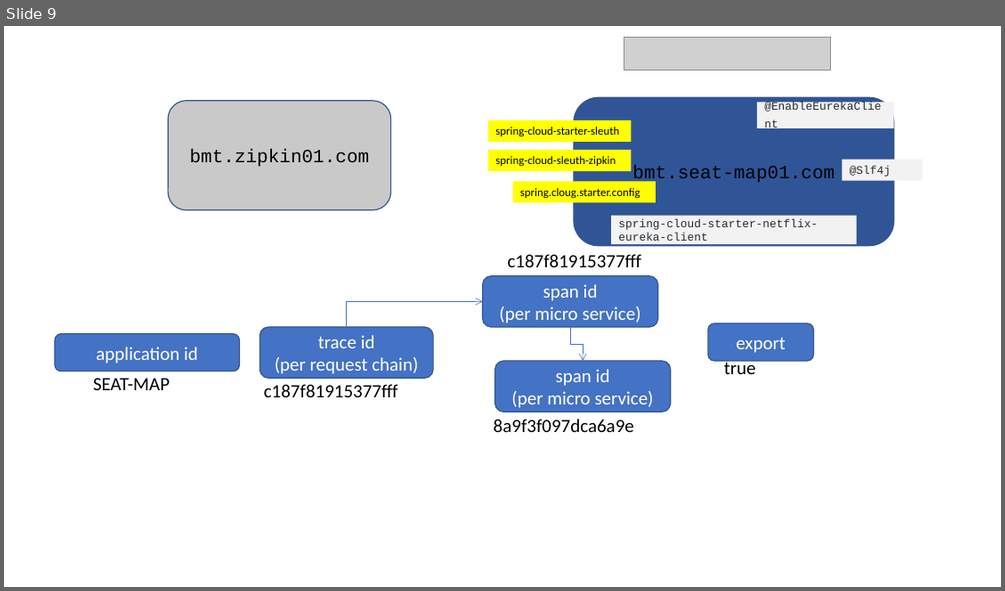
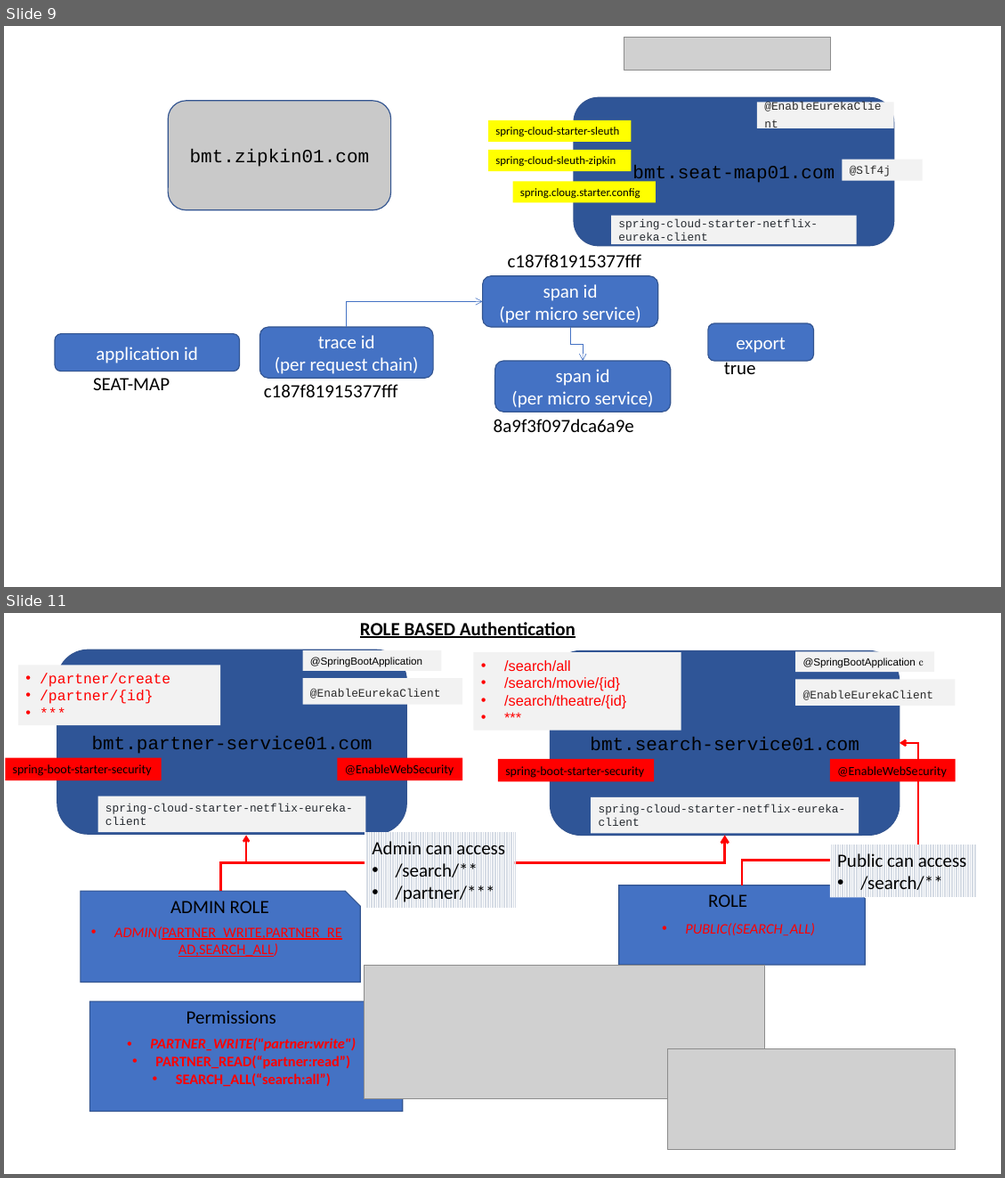
Before and after one commit to rkumar-bengaluru/algoes, a slide deck: src/spring/spring.boot.pptx. Shown one above the other, each under a label of ours: slide 9 before the commit, slides 9 and 11 after it; the slides between them are not shown. The pictures are 1005x591 and 1005x1178 pixels, drawn with LibreOffice and Linux fonts; fonts in the diff are those of the drawing; grey boxes stand for pictures. Boxes give left, top, right and bottom in pixels: in the first picture for what was removed or moved away, otherwise in the second. Text is boxed around its words. In the diff, an @@ line names an element or a change of style, - is before the commit and + after.

Commit message:
security

```diff
--- a/src/spring/spring.boot.pptx
+++ b/src/spring/spring.boot.pptx
@@ slide 11 added at [4,613,1001,1174], background #FFFFFF @@
@@ text added at [360,622,575,638], 18 pt, text #000000, bold, underline @@
+ROLE BASED Authentication
@@ rectangle added at [18,665,220,725], fill #F2F2F2, 14 pt, text #FF0000 @@
+• /partner/create
+• /partner/{id}
+• ***
@@ group added at [6,649,463,834]: 5 rectangles, 1 rounded rectangle @@
+bmt.partner-service01.com
+@EnableEurekaClient
+spring-cloud-starter-netflix-eureka-client
+@EnableWebSecurity
+spring-boot-starter-security
+@SpringBootApplication
@@ rectangle added at [474,653,681,730], fill #F2F2F2, 14 pt, text #FF0000 @@
+• /search/all
+• /search/movie/{id}
+• /search/theatre/{id}
+• ***
@@ group added at [498,651,956,835]: 5 rectangles, 1 rounded rectangle @@
+bmt.search-service01.com
+@EnableEurekaClient
+spring-cloud-starter-netflix-eureka-client
+@EnableWebSecurity
+spring-boot-starter-security
+@SpringBootApplication c
@@ elbow arrow added from (742, 885) to (900, 743), #FF0000 2 pt @@
@@ elbow arrow added from (220, 892) to (246, 835), #FF0000 2 pt @@
@@ elbow arrow added from (220, 892) to (725, 835), #FF0000 2.5 pt @@
@@ rectangle added at [364,832,515,908], fill pattern #D6DCE5 on #FFFFFF, 18 pt, text #000000 @@
+Admin can access
+• /search/**
+• /partner/***
@@ rectangle added at [830,844,976,898], fill pattern #D6DCE5 on #FFFFFF, 18 pt, text #000000 @@
+Public can access
+• /search/**
@@ snip rect added at [81,892,360,982], fill #4472C4, outline #325491 1 pt, 14 pt, text #FF0000, underline @@
+• ADMIN(PARTNER_WRITE,PARTNER_READ,SEARCH_ALL)
@@ text added at [170,900,269,913], 18 pt, text #000000 @@
+ADMIN ROLE
@@ snip rect added at [619,885,865,965], fill #4472C4, outline #325491 1 pt, 14 pt, text #FF0000, italic @@
+• PUBLIC((SEARCH_ALL)
@@ text added at [708,894,747,907], 18 pt, text #000000 @@
+ROLE
@@ picture added at [364,965,765,1098] @@
@@ snip rect added at [90,1001,403,1111], fill #4472C4, outline #325491 1 pt, 14 pt, text #FF0000, bold @@
+• PARTNER_WRITE("partner:write")
+• PARTNER_READ(“partner:read”)
+• SEARCH_ALL(“search:all”)
@@ text added at [186,1010,276,1023], 18 pt, text #000000 @@
+Permissions
@@ picture added at [667,1048,955,1149] @@
```
Also in this commit, not shown: 1 other slide added, 1 other file.
